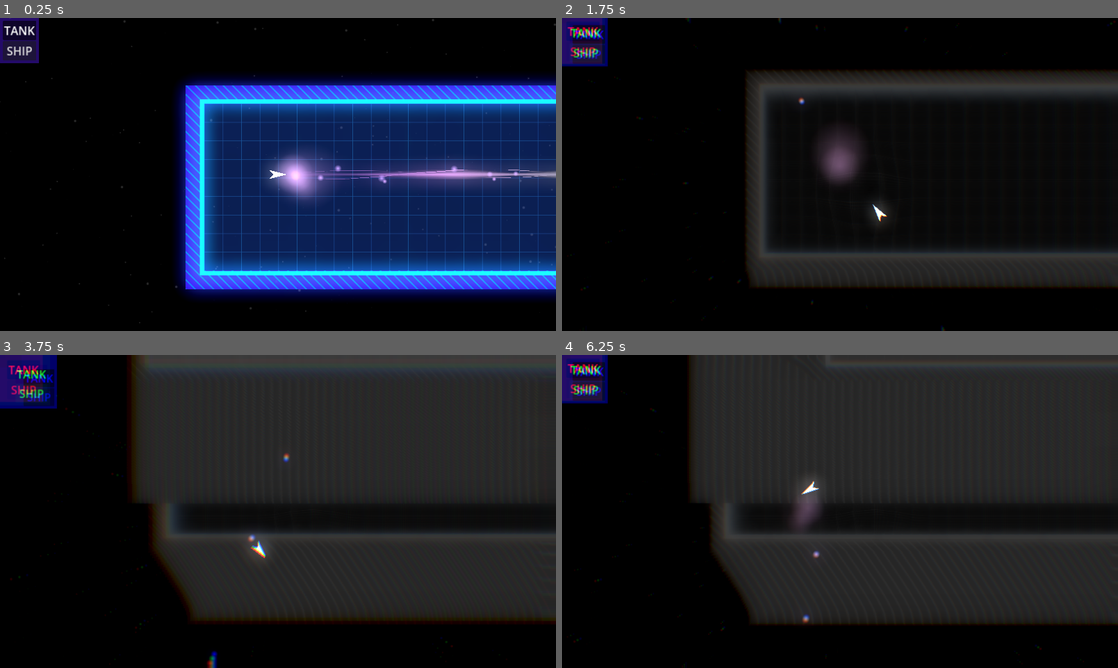
Above: before the commit, frames 1-4 (two rows, left to right).
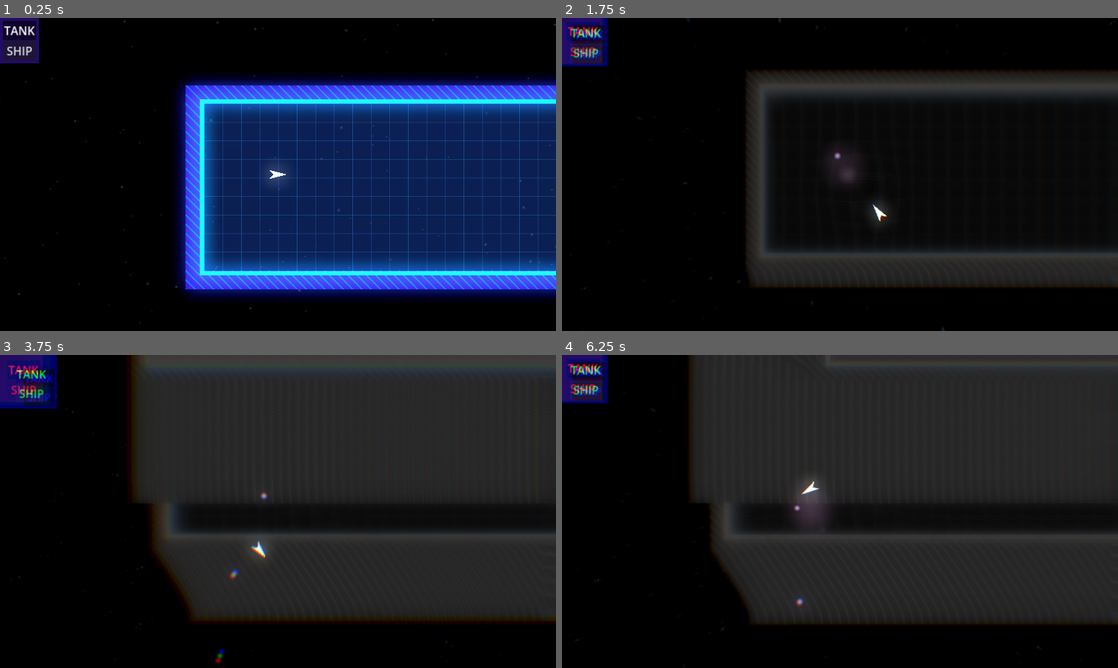
Above: after the commit, the same moments.

Repository: tripodsan/secrets-of-the-maze
Game: Godot game, scene res://scenes/main.tscn
The game is run twice, just before and just after one commit, with the same random seed, the same clock (stepped at 60 frames per second) and the same inputs.
Inputs:
- Up to frame 1 (0.25 s): no input
- Up to frame 2 (1.75 s): hold Right (right) 0.53-1.28 s; tap Tab (switch) at 0.6, 1.35 s; tap Space at 0.77, 1.52 s; hold S (backwd) from 1.28 s (still down)
- Up to frame 3 (3.75 s): release S (backwd) at 2.03 s; hold Right (right) 2.03-2.78 s; tap Tab (switch) at 2.1, 2.85, 3.6 s; hold Up (fwd) 2.78-3.53 s; tap Space at 3.02 s; hold Left (left) from 3.53 s (still down)
- Up to frame 4 (6.25 s): tap Space at 3.77, 4.52, 6.02 s; tap Tab (switch) at 4.35, 5.1, 5.85 s; release Left (left) at 5.03 s; hold S (backwd) 5.03-5.78 s; hold Right (right) from 5.78 s (still down)

The runs differ from the first frame. In frame 1, 3.1% of the frame differs, in the area x 49-100%, y 42-59%; in frame 2, 0.8%; in frame 3, 0.2%; in frame 4, 0.1%.

Commit message:
fix: default to off for the laser

Diff:
--- a/scenes/main.tscn
+++ b/scenes/main.tscn
@@ -257,6 +257,7 @@
 script = ExtResource("12_bpfu0")
 
 [node name="LaserLine" type="Line2D" parent="world/player/ship/LaserCast"]
+visible = false
 material = SubResource("ShaderMaterial_xpo0e")
 points = PackedVector2Array(0, 0, 0, -2000)
 width = 35.0
@@ -267,18 +268,21 @@
 script = ExtResource("14_lb8h5")
 
 [node name="CastParticles" type="GPUParticles2D" parent="world/player/ship/LaserCast"]
+emitting = false
 process_material = SubResource("ParticleProcessMaterial_55v84")
 texture = ExtResource("13_wepr7")
 lifetime = 0.3
 
 [node name="LaserParticles" type="GPUParticles2D" parent="world/player/ship/LaserCast"]
+emitting = false
 amount = 20
 process_material = SubResource("ParticleProcessMaterial_fxcw7")
 texture = ExtResource("13_wepr7")
 lifetime = 0.6
 
 [node name="TargetParticles" type="GPUParticles2D" parent="world/player/ship/LaserCast"]
-amount = 40
+emitting = false
+amount = 30
 process_material = SubResource("ParticleProcessMaterial_y8f06")
 texture = ExtResource("13_wepr7")
 lifetime = 0.5
